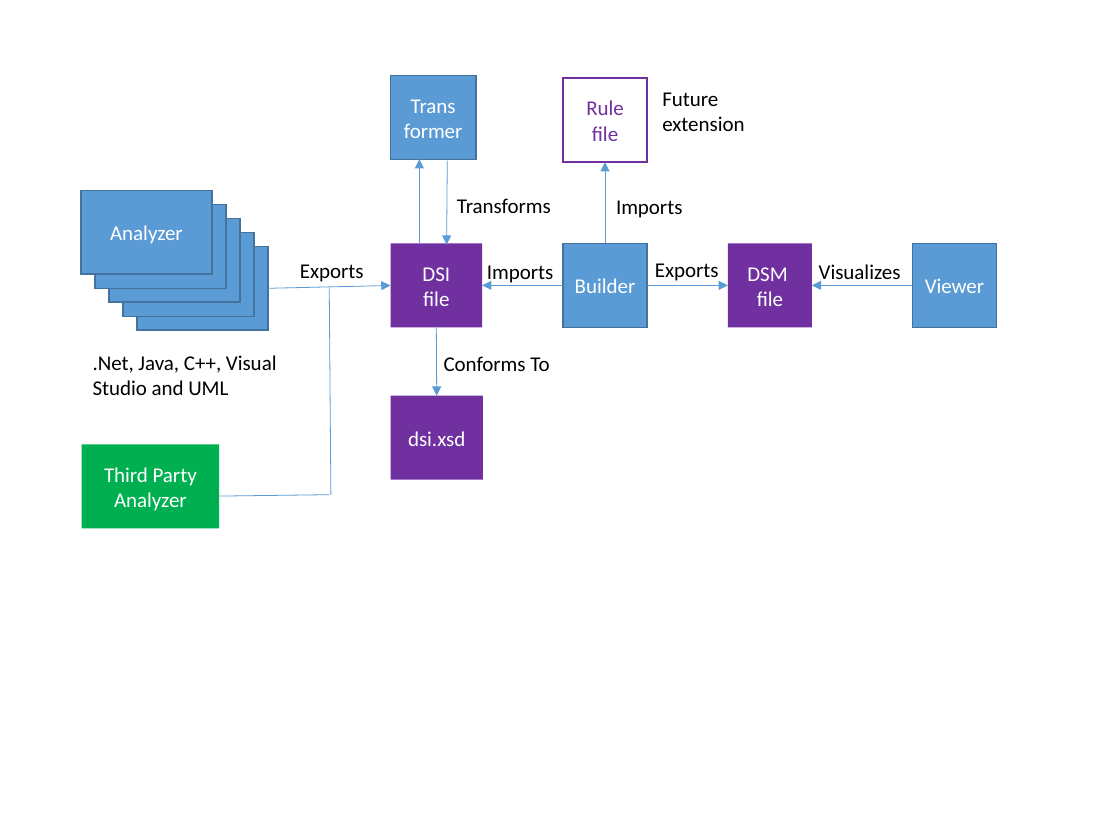
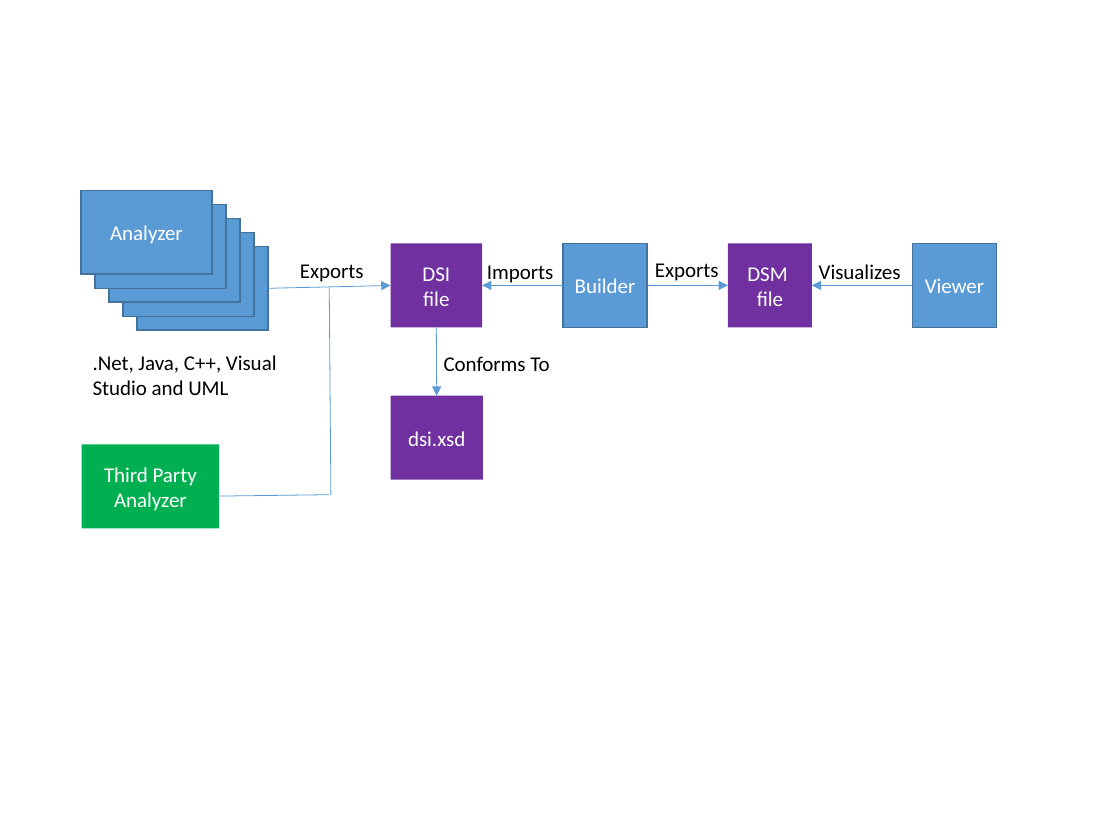
Before and after one commit to dsmsuite/dsmsuite.github.io, a slide deck: slide 1 of assets/img/Images.pptx. Drawn at 1120x840 pixels with LibreOffice and Linux fonts; fonts in the diff are those of the drawing. Boxes give left, top, right and bottom in pixels: in the first picture for what was removed or moved away, otherwise in the second. Text is boxed around its words. In the diff, an @@ line names an element or a change of style, - is before the commit and + after.

```diff
--- a/assets/img/Images.pptx
+++ b/assets/img/Images.pptx
@@ rectangle removed at bbox=[391, 75, 476, 159] @@
-Trans
-former
@@ rectangle removed at bbox=[563, 78, 647, 162] @@
-Rule file
@@ text removed at bbox=[662, 92, 744, 131] @@
-Future extension
@@ arrow removed from (419, 243) to (419, 159) @@
@@ arrow removed from (447, 161) to (447, 245) @@
@@ arrow removed from (605, 243) to (605, 162) @@
@@ text removed at bbox=[457, 198, 551, 213] @@
-Transforms
@@ text removed at bbox=[616, 200, 682, 218] @@
-Imports
```
Also in this commit, not shown: 5 other files.
